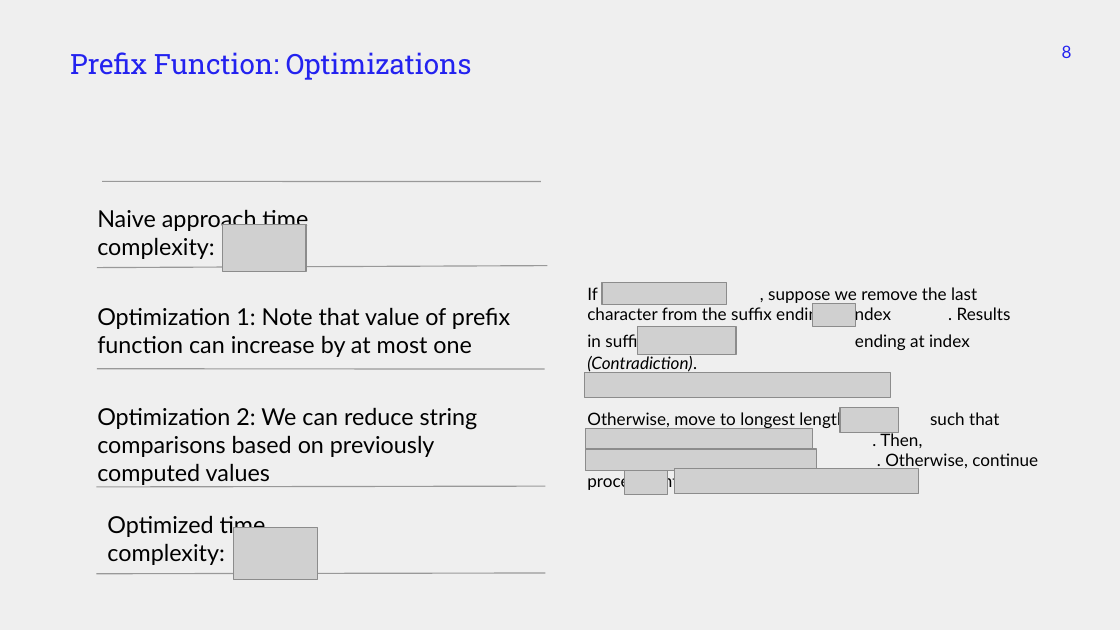
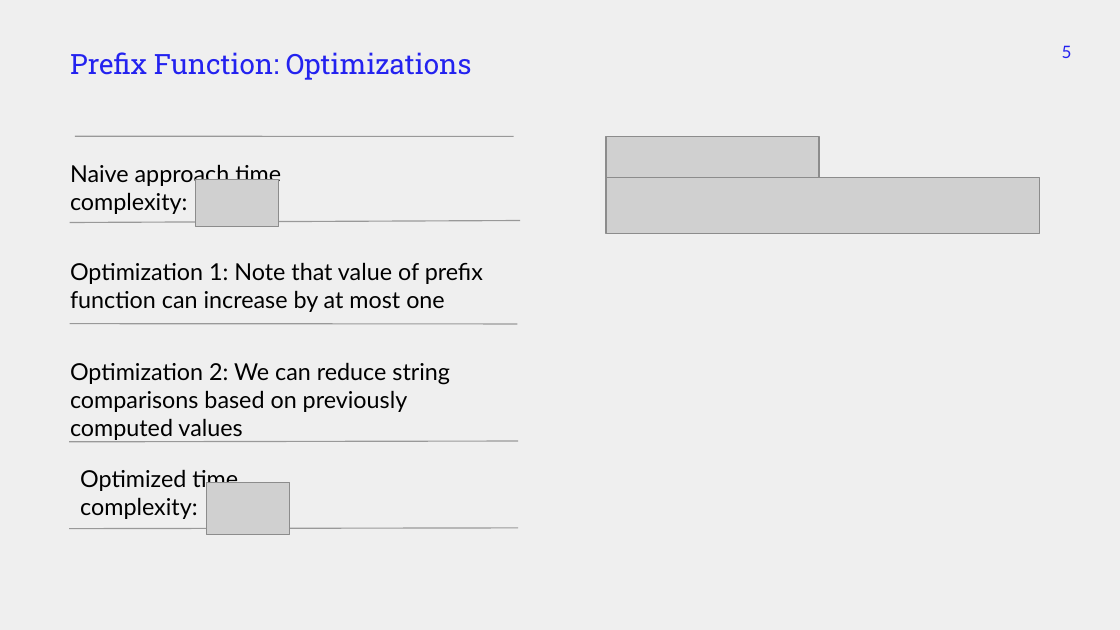
Before and after one commit to markfloryan/advalgo_projects, a slide deck: slide 5 of projects/12-KnuthMorrisPratt/slides/presentation_KMP.pptx (slide 8 before the commit). Drawn at 1120x630 pixels with LibreOffice and Linux fonts; fonts in the diff are those of the drawing; grey boxes stand for pictures; background and template pictures are left out. Boxes give left, top, right and bottom in pixels: in the first picture for what was removed or moved away, otherwise in the second. Text is boxed around its words. In the diff, an @@ line names an element or a change of style, - is before the commit and + after.

Commit message:
Update presentation slides

```diff
--- a/projects/12-KnuthMorrisPratt/slides/presentation_KMP.pptx
+++ b/projects/12-KnuthMorrisPratt/slides/presentation_KMP.pptx
@@ page number at bbox=[1062, 45, 1072, 58]: text changed @@
-8
+5
@@ line moved from (97, 268) - (548, 265) to (75, 137) - (514, 137) @@
@@ picture added at bbox=[606, 137, 819, 178] @@
@@ picture added at bbox=[606, 177, 1039, 233] @@
@@ line moved from (102, 181) - (541, 181) to (69, 223) - (520, 221) @@
@@ 4 titles, 2 pictures: place and size @@
-4 titles, 2 pictures at bbox=[97, 209, 510, 580]
+4 titles, 2 pictures at bbox=[70, 164, 483, 534]
@@ text removed at bbox=[587, 287, 1011, 352] @@
-If , suppose we remove the last character from the suffix ending at index . Results in suffix of length ending at index (Contradiction).
@@ picture removed at bbox=[601, 282, 726, 305] @@
@@ line moved from (97, 368) - (544, 370) to (69, 324) - (517, 324) @@
@@ picture removed at bbox=[637, 326, 736, 354] @@
@@ picture removed at bbox=[812, 304, 855, 326] @@
@@ picture removed at bbox=[585, 373, 890, 398] @@
@@ text removed at bbox=[587, 411, 1038, 471] @@
-Otherwise, move to longest length such that
-. Then,
-. Otherwise, continue process until .
@@ picture removed at bbox=[840, 408, 898, 432] @@
@@ line moved from (96, 573) - (545, 573) to (69, 442) - (519, 441) @@
@@ picture removed at bbox=[585, 429, 812, 451] @@
@@ picture removed at bbox=[585, 449, 816, 470] @@
@@ picture removed at bbox=[625, 470, 668, 494] @@
@@ picture removed at bbox=[674, 468, 920, 493] @@
@@ line moved from (96, 487) - (545, 486) to (69, 529) - (519, 528) @@
```
Also in this commit, not shown: 4 other slides changed, 6 slides removed, 1 other file.
